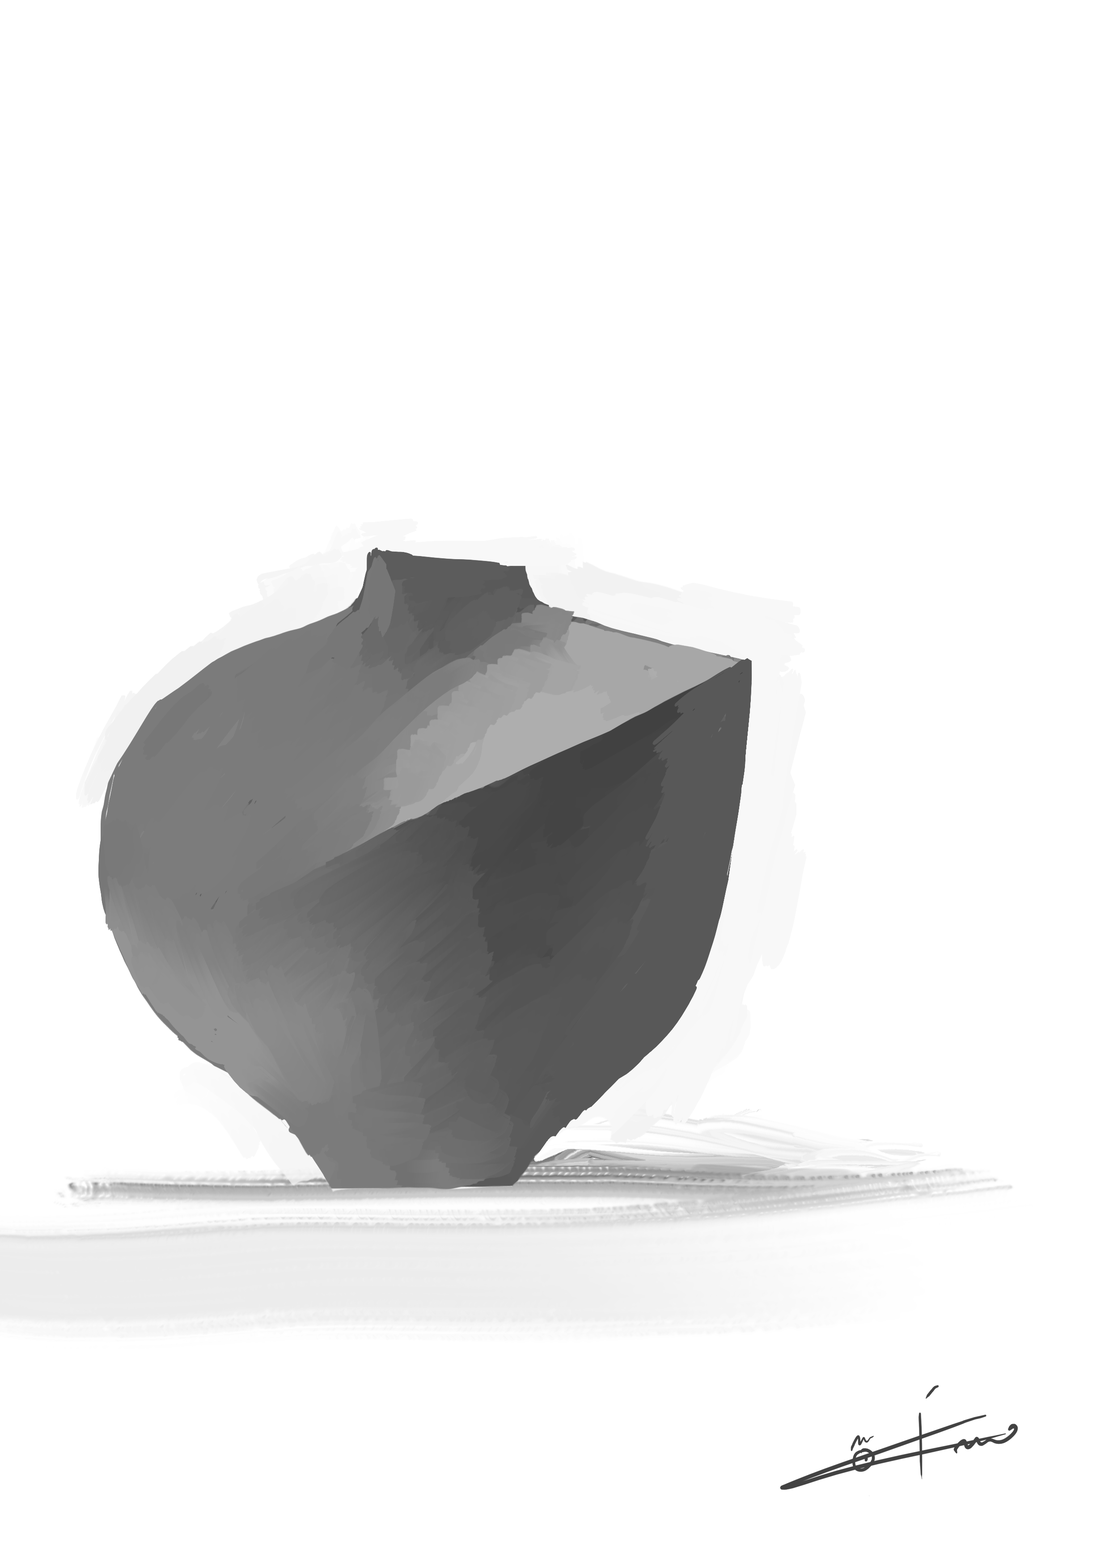
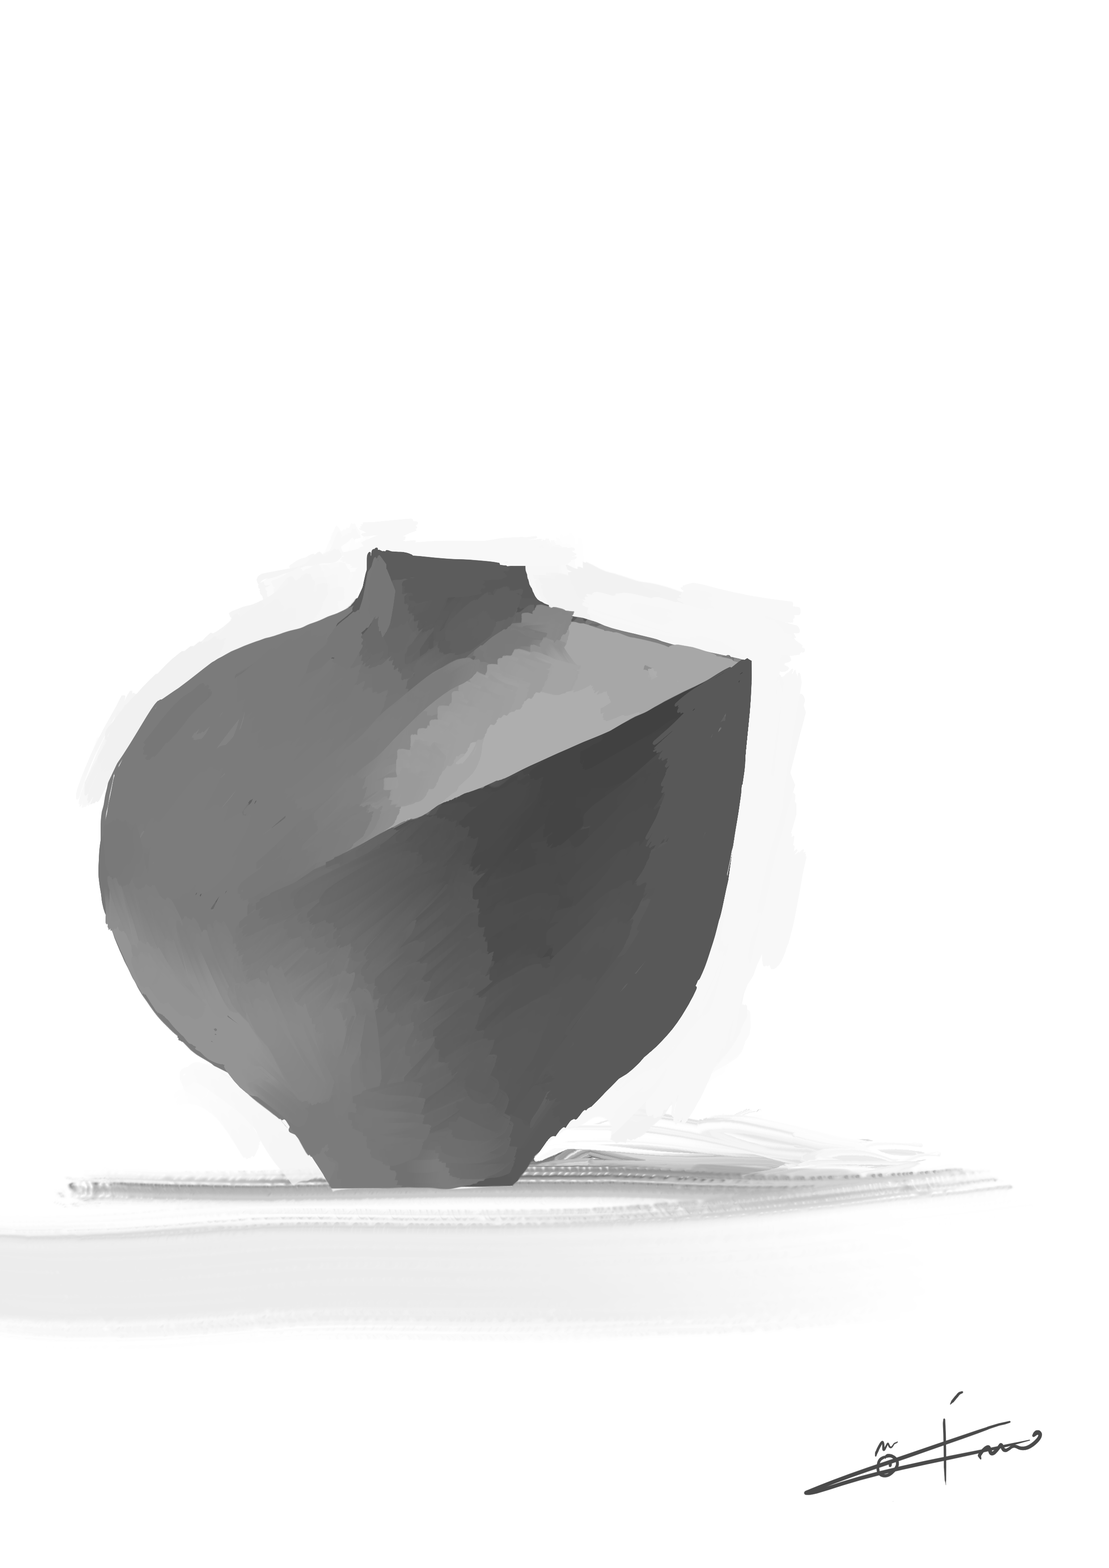
Layer changes from the first 1109px x 1568px image to the second:
painted on "Paint Layer 3" over [779, 1384, 1030, 1502]